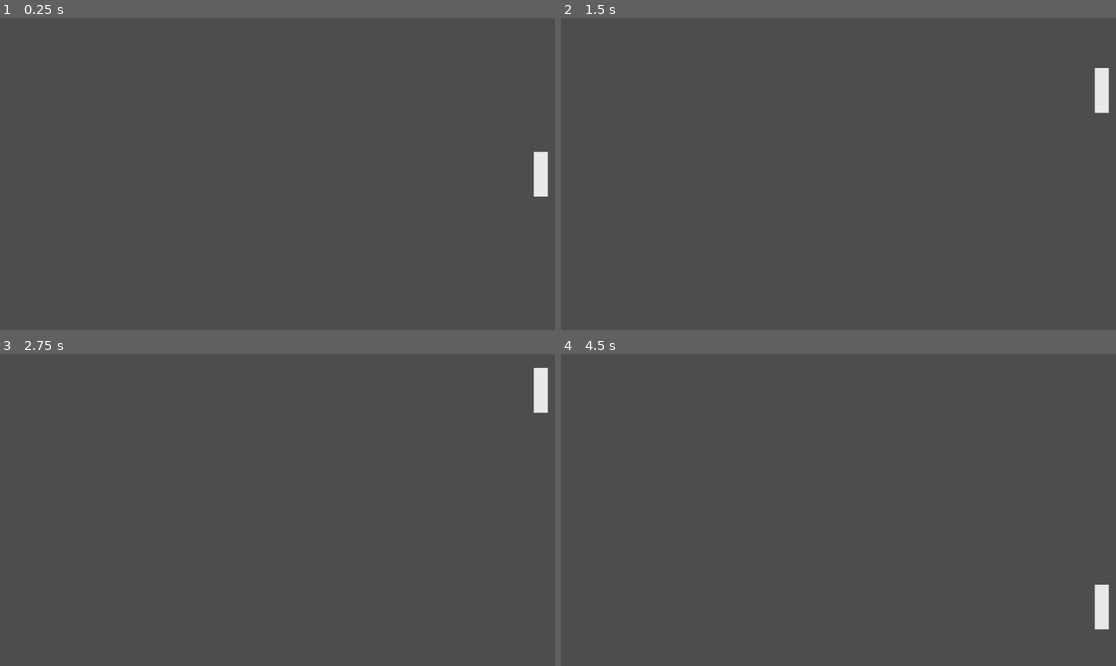
Above: before the commit, frames 1-4 (two rows, left to right).
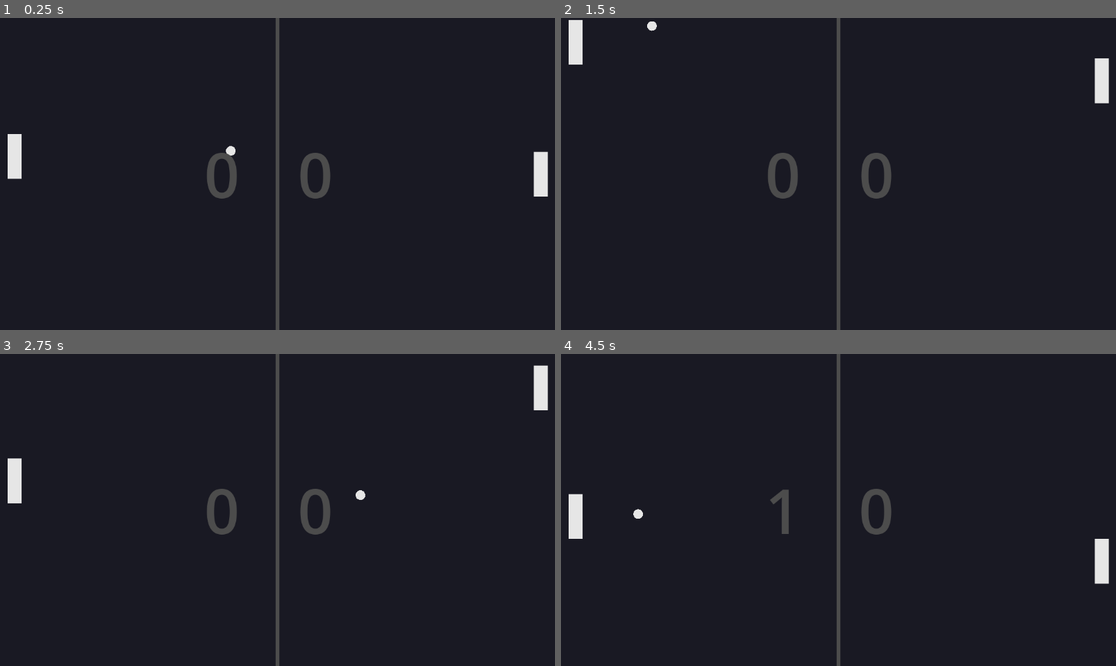
Above: after the commit, the same moments.

Repository: AN32-AN32/pong
Game: Godot game, scene res://scenes/main.tscn
Two runs of this game, one before a commit and one after it. Both use one fixed random seed, a clock stepped at 60 frames per second and the inputs below.
Inputs:
- Up to frame 1 (0.25 s): no input
- Up to frame 2 (1.5 s): hold Up (up) 0.53-1.28 s; hold S (down) from 1.28 s (still down)
- Up to frame 3 (2.75 s): release S (down) at 2.03 s; hold Up (up) from 2.03 s (still down)
- Up to frame 4 (4.5 s): release Up (up) at 3.53 s; hold S (down) from 3.53 s (still down)

The runs differ from the first frame. In frame 1, 98% of the frame differs, in the area x 0-100%, y 0-100%; in frame 2, 98%; in frame 3, 98%; in frame 4, 99%.

Commit message:
Basic Functionality Complete

Diff:
--- /dev/null
+++ b/bounce.tres
@@ -0,0 +1,5 @@
+[gd_resource type="PhysicsMaterial" format=3 uid="uid://b8p0h0aoqi33e"]
+
+[resource]
+friction = 0.0
+bounce = 1.0
--- a/project.godot
+++ b/project.godot
@@ -29,3 +29,7 @@
 , Object(InputEventKey,"resource_local_to_scene":false,"resource_name":"","device":-1,"window_id":0,"alt_pressed":false …(186 unchanged characters)…
 ]
 }
+
+[rendering]
+
+environment/defaults/default_clear_color=Color(0.09803922, 0.09803922, 0.13725491, 1)
--- a/scenes/ball.tscn
+++ b/scenes/ball.tscn
@@ -1,9 +1,15 @@
-[gd_scene load_steps=2 format=3 uid="uid://bi7605jfeqowh"]
+[gd_scene load_steps=4 format=3 uid="uid://bi7605jfeqowh"]
+
+[ext_resource type="Script" uid="uid://bh2s8a2hamj04" path="res://scripts/ball.gd" id="1_7s4qf"]
+[ext_resource type="PhysicsMaterial" uid="uid://b8p0h0aoqi33e" path="res://bounce.tres" id="1_cxlvu"]
 
 [sub_resource type="CircleShape2D" id="CircleShape2D_opnif"]
-radius = 25.0
 
 [node name="Ball" type="RigidBody2D"]
+mass = 20.0
+physics_material_override = ExtResource("1_cxlvu")
+gravity_scale = 0.0
+script = ExtResource("1_7s4qf")
 
 [node name="CollisionShape2D" type="CollisionShape2D" parent="."]
 shape = SubResource("CircleShape2D_opnif")
--- a/scenes/main.tscn
+++ b/scenes/main.tscn
@@ -1,12 +1,98 @@
-[gd_scene load_steps=3 format=3 uid="uid://ceu771rqxpk0b"]
+[gd_scene load_steps=6 format=3 uid="uid://ceu771rqxpk0b"]
 
 [ext_resource type="PackedScene" uid="uid://bkadht57160lf" path="res://scenes/paddle.tscn" id="1_o5qli"]
 [ext_resource type="PackedScene" uid="uid://bi7605jfeqowh" path="res://scenes/ball.tscn" id="2_0wfyh"]
+[ext_resource type="Script" uid="uid://c0xmcjakp571o" path="res://scenes/manager.gd" id="3_sugp2"]
+
+[sub_resource type="LabelSettings" id="LabelSettings_0wfyh"]
+font_size = 128
+font_color = Color(0.29803923, 0.29803923, 0.29803923, 1)
+
+[sub_resource type="RectangleShape2D" id="RectangleShape2D_0wfyh"]
+size = Vector2(1208, 10)
 
 [node name="main" type="Node2D"]
 
-[node name="paddle" parent="." instance=ExtResource("1_o5qli")]
-position = Vector2(1122, 324)
+[node name="UI" type="CanvasLayer" parent="."]
+
+[node name="ColorRect" type="ColorRect" parent="UI"]
+anchors_preset = 8
+anchor_left = 0.5
+anchor_top = 0.5
+anchor_right = 0.5
+anchor_bottom = 0.5
+offset_left = -4.0
+offset_top = -341.5
+offset_right = 4.0
+offset_bottom = 341.5
+grow_horizontal = 2
+grow_vertical = 2
+color = Color(0.29803923, 0.29803923, 0.29803923, 1)
+
+[node name="AIScore" type="Label" parent="UI"]
+anchors_preset = -1
+anchor_left = 0.4
+anchor_top = 0.5
+anchor_right = 0.4
+anchor_bottom = 0.5
+offset_left = -36.5
+offset_top = -44.0
+offset_right = 36.5
+offset_bottom = 44.0
+grow_horizontal = 2
+grow_vertical = 2
+text = "0"
+label_settings = SubResource("LabelSettings_0wfyh")
+
+[node name="PlayerScore" type="Label" parent="UI"]
+anchors_preset = -1
+anchor_left = 0.6
+anchor_top = 0.5
+anchor_right = 0.6
+anchor_bottom = 0.5
+offset_left = -73.0
+offset_top = -87.5
+offset_right = 73.0
+offset_bottom = 87.5
+grow_horizontal = 2
+grow_vertical = 2
+text = "0"
+label_settings = SubResource("LabelSettings_0wfyh")
 
 [node name="Ball" parent="." instance=ExtResource("2_0wfyh")]
+z_index = 10
 position = Vector2(576, 324)
+collision_layer = 4
+collision_mask = 3
+
+[node name="Player" parent="." instance=ExtResource("1_o5qli")]
+position = Vector2(1122, 324)
+SPEED = 400
+
+[node name="AI" parent="." instance=ExtResource("1_o5qli")]
+position = Vector2(30, 324)
+AI = true
+SPEED = 200
+
+[node name="Walls" type="Node2D" parent="."]
+
+[node name="TopBorder" type="StaticBody2D" parent="Walls"]
+collision_mask = 4
+
+[node name="CollisionShape2D" type="CollisionShape2D" parent="Walls/TopBorder"]
+position = Vector2(562, -5)
+shape = SubResource("RectangleShape2D_0wfyh")
+
+[node name="BottomBorder" type="StaticBody2D" parent="Walls"]
+position = Vector2(5, 658)
+collision_mask = 4
+
+[node name="CollisionShape2D" type="CollisionShape2D" parent="Walls/BottomBorder"]
+position = Vector2(562, -5)
+shape = SubResource("RectangleShape2D_0wfyh")
+
+[node name="manager" type="Node" parent="."]
+script = ExtResource("3_sugp2")
+
+[connection signal="ai_score" from="Ball" to="manager" method="_on_ball_ai_score"]
+[connection signal="player_score" from="Ball" to="manager" method="_on_ball_player_score"]
--- /dev/null
+++ b/scenes/manager.gd
@@ -0,0 +1,23 @@
+extends Node
+
+@export var WIN_SCORE : int = 10
+
+@onready var player_score_text: Label = $"../UI/PlayerScore"
+@onready var ai_score_text: Label = $"../UI/AIScore"
+
+var player_score : int = 0
+var ai_score : int = 0
+
+func _process(_delta: float) -> void:
+	if player_score >= WIN_SCORE:
+		pass
+	elif ai_score >= WIN_SCORE:
+		pass
+
+func _on_ball_ai_score() -> void:
+	ai_score += 1
+	ai_score_text.text = str(ai_score)
+
+func _on_ball_player_score() -> void:
+	player_score += 1
+	player_score_text.text = str(player_score)
--- a/scenes/paddle.tscn
+++ b/scenes/paddle.tscn
@@ -5,7 +5,7 @@
 [sub_resource type="RectangleShape2D" id="RectangleShape2D_31swd"]
 size = Vector2(29, 93)
 
-[node name="paddle" type="CharacterBody2D"]
+[node name="paddle" type="StaticBody2D"]
 script = ExtResource("1_3xiby")
 
 [node name="ColorRect" type="ColorRect" parent="."]
@@ -22,7 +22,7 @@
 grow_vertical = 2
 size_flags_horizontal = 4
 size_flags_vertical = 4
-color = Color(0.91228896, 0.9122889, 0.91228884, 1)
+color = Color(0.9019608, 0.9019608, 0.9019608, 1)
 
 [node name="CollisionShape2D" type="CollisionShape2D" parent="."]
 position = Vector2(0.5, 0.5)
--- a/scripts/ball.gd
+++ b/scripts/ball.gd
@@ -1,11 +1,43 @@
 extends RigidBody2D
 
+const SPEED : int = 500
 
-# Called when the node enters the scene tree for the first time.
-func _ready() -> void:
-	pass # Replace with function body.
+signal player_score
+signal ai_score
 
+func _get_random_direction() -> Vector2:
+	var dir = Vector2.ZERO
+	while abs(dir.x) < 0.4: # avoid too vertical
+		dir = Vector2(randf_range(-1, 1), randf_range(-0.7, 0.7)).normalized()
+	return dir
 
-# Called every frame. 'delta' is the elapsed time since the previous frame.
-func _process(delta: float) -> void:
-	pass
+func _finish_reset(pos: Vector2, vel: Vector2) -> void:
+	global_position = pos
+	linear_velocity = vel
+	queue_redraw()
+
+func reset() -> void:
+	var screen_center : Vector2i = get_viewport_rect().size * 0.5
+	var direction = _get_random_direction()
+	call_deferred("_finish_reset", screen_center, direction * SPEED)
+
+func _physics_process(_delta: float) -> void:
+	if global_position.x < 0:
+		reset()
+		player_score.emit()
+	if global_position.x > get_viewport_rect().size.x:
+		reset()
+		ai_score.emit()
+
+func _integrate_forces(state: PhysicsDirectBodyState2D) -> void:
+	var direction = state.linear_velocity.normalized()
+	if state.linear_velocity.length() < SPEED * 0.9:
+		# if body does not have a direction
+		if direction.length() < 0.1:
+			direction = _get_random_direction()
+		state.linear_velocity = direction * SPEED
+	else:
+		state.linear_velocity = direction * SPEED
+
+func _draw() -> void:
+	draw_circle(Vector2.ZERO, 10, Color('#e6e6e6'))
--- a/scripts/paddle.gd
+++ b/scripts/paddle.gd
@@ -1,16 +1,24 @@
-extends CharacterBody2D
+extends StaticBody2D
+
+@export var AI : bool = false
 
 @onready var screen_size = get_viewport_rect().size
-const SPEED = 500.0
+@export var SPEED : int = 500
+const DEAD_ZONE = 10.0
 
+func _physics_process(delta: float) -> void:
+	var move = 0
+	if AI:
+		var ball_y = $"../Ball".position.y
+		var diff = ball_y - position.y
 
-func _physics_process(_delta: float) -> void:
-	velocity.y = 0
-	var direction := Input.get_axis("up", "down")
-	if direction:
-		velocity.y = direction * SPEED
-	elif direction == -1:
-		velocity.y = direction * SPEED
-	move_and_slide()
-
+		if abs(diff) > DEAD_ZONE:
+			move = sign(diff)
+		else:
+			move = 0
+		position.y += move * SPEED * delta
+	else:
+		if Input.is_action_pressed("up"): move -= 1
+		if Input.is_action_pressed("down"): move += 1
+		position.y += move * SPEED * delta
 	position = position.clamp(Vector2(0, 50), screen_size - Vector2(0, 50))
Not shown, added: scenes/manager.gd.uid
